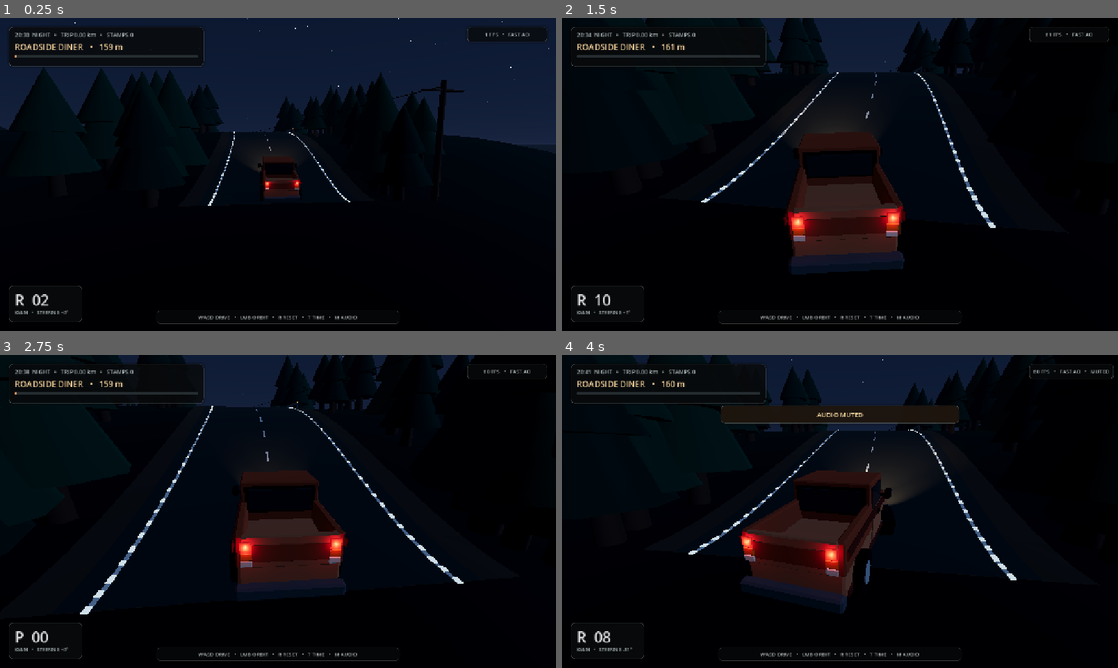
Above: before the commit, frames 1-4 (two rows, left to right).
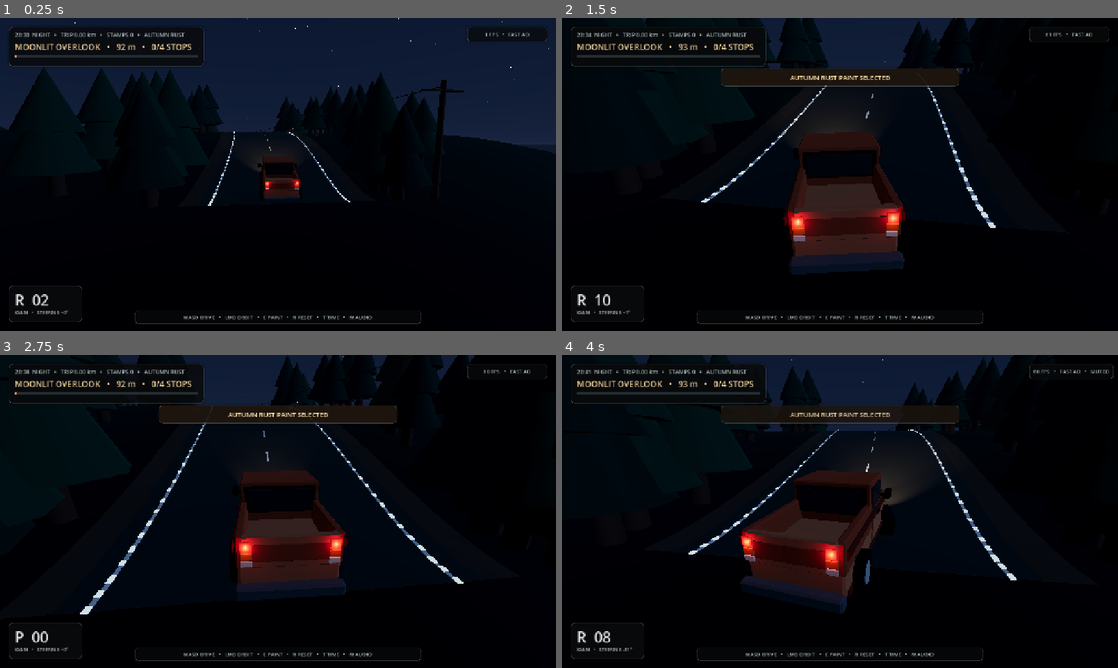
Above: after the commit, the same moments.

Repository: bogdanm01/cozy-roads
Game: Godot game, scene res://scenes/main.tscn
Same seed, same stepped clock (60 frames per second), same inputs: the game is played once before the commit and once after it.
Inputs (mouse positions are in pixels of both pictures, inside the frame that each line leads up to):
- Up to frame 1 (0.25 s): no input
- Up to frame 2 (1.5 s): tap Enter at 0.5 s; move the mouse to (962, 158) at 0.52 s; hold D 0.53-1.25 s; tap C at 0.6 s; click (962, 158) at 0.67 s; drag from (728, 190) to (812, 237) at 1.27 s
- Up to frame 3 (2.75 s): move the mouse to (333, 442) at 2.02 s; hold D from 2.03 s (still down); hold R from 2.03 s (still down); tap C at 2.3 s
- Up to frame 4 (4 s): release D at 2.75 s; release R at 2.75 s; drag from (812, 574) to (673, 464) at 2.77 s; move the mouse to (1006, 558) at 3.52 s; hold A from 3.53 s (still down); tap M at 3.6 s; tap C at 3.8 s

The runs differ from the first frame. In frame 1, 0.8% of the frame differs, in the area x 2-76%, y 4-98%; in frame 2, 2.8%; in frame 3, 3.0%; in frame 4, 1.0%.

Commit message:
Add scenic stamp and paint progression

Diff:
--- a/scripts/car.gd
+++ b/scripts/car.gd
@@ -57,6 +57,16 @@
 var engine_audio: AudioStreamPlayer3D
 var engine_playback: AudioStreamGeneratorPlayback
 var engine_phase := 0.0
+var paint_material: StandardMaterial3D
+var paint_light_material: StandardMaterial3D
+var paint_dark_material: StandardMaterial3D
+var paint_scheme_index := 0
+
+const PAINT_SCHEMES := [
+	[Color("a95034"), Color("bd7655"), Color("6f2d21")],
+	[Color("355c4d"), Color("62806b"), Color("203c35")],
+	[Color("344b68"), Color("60738b"), Color("202f48")],
+]
 
 
 func _ready() -> void:
@@ -264,9 +274,12 @@
 	body_root.name = "SuspendedBody"
 	visual_root.add_child(body_root)
 
-	var paint := _material(Color("a95034"))
-	var paint_light := _material(Color("bd7655"))
-	var paint_dark := _material(Color("6f2d21"))
+	paint_material = _material(Color("a95034"))
+	paint_light_material = _material(Color("bd7655"))
+	paint_dark_material = _material(Color("6f2d21"))
+	var paint := paint_material
+	var paint_light := paint_light_material
+	var paint_dark := paint_dark_material
 	var charcoal := _material(Color("17191b"))
 	var bumper := _material(Color("555c65"))
 	var chrome := _material(Color("aab0b4"), 0.55)
@@ -358,6 +371,20 @@
 func set_headlights_enabled(enabled: bool) -> void:
 	for light in headlight_beams:
 		light.visible = enabled
+
+
+func set_paint_scheme(index: int) -> void:
+	paint_scheme_index = clampi(index, 0, PAINT_SCHEMES.size() - 1)
+	if not (
+		is_instance_valid(paint_material)
+		and is_instance_valid(paint_light_material)
+		and is_instance_valid(paint_dark_material)
+	):
+		return
+	var colors: Array = PAINT_SCHEMES[paint_scheme_index]
+	paint_material.albedo_color = colors[0]
+	paint_light_material.albedo_color = colors[1]
+	paint_dark_material.albedo_color = colors[2]
 
 
 func _add_box_collider(node_name: String, size: Vector3, local_position: Vector3) -> void:
--- a/scripts/main.gd
+++ b/scripts/main.gd
@@ -18,6 +18,21 @@
 const OVERLOOK_POSITION := Vector3(-26.0, 0.0, -204.0)
 const COVERED_BRIDGE_POSITION := Vector3(5.0, 0.0, -254.5)
 const CABIN_POSITION := Vector3(-14.0, 0.0, -351.0)
+const LANDMARK_IDS := [&"overlook", &"bridge", &"diner", &"cabin"]
+const LANDMARK_NAMES := [
+	"MOONLIT OVERLOOK",
+	"LANTERN BRIDGE",
+	"ROADSIDE DINER",
+	"FOREST CABIN",
+]
+const LANDMARK_POSITIONS := [
+	OVERLOOK_POSITION,
+	COVERED_BRIDGE_POSITION,
+	DINER_POSITION,
+	CABIN_POSITION,
+]
+const PAINT_SCHEME_NAMES := ["AUTUMN RUST", "PINE GREEN", "MIDNIGHT BLUE"]
+const PAINT_UNLOCK_STAMPS := [0, 2, 4]
 
 var player_car: CozyCar
 var endless_road: CozyEndlessRoad
@@ -67,6 +82,10 @@
 var route_finished := false
 var roadside_stamps := 0
 var best_distance := 0.0
+var discovered_landmarks: Dictionary = {}
+var trip_landmarks: Dictionary = {}
+var selected_paint_scheme := 0
+var progress_persistence_enabled := true
 var audio_muted := false
 var reset_was_pressed := false
 var ui_elapsed := 0.0
@@ -92,6 +111,7 @@
 		spawn_position
 	)
 	add_child(player_car)
+	player_car.set_paint_scheme(selected_paint_scheme)
 	last_car_position = player_car.global_position
 
 	endless_road = EndlessRoadScript.new()
@@ -156,6 +176,9 @@
 	elif event is InputEventKey and event.pressed and not event.echo and event.physical_keycode == KEY_T:
 		set_time_of_day(time_of_day_hours + 1.0)
 		get_viewport().set_input_as_handled()
+	elif event is InputEventKey and event.pressed and not event.echo and event.physical_keycode == KEY_C:
+		_cycle_paint_scheme()
+		get_viewport().set_input_as_handled()
 
 
 func _update_drive_progress() -> void:
@@ -168,6 +191,7 @@
 		trip_distance = 0.0
 		diner_reached = false
 		route_finished = false
+		trip_landmarks.clear()
 		if is_instance_valid(endless_road):
 			endless_road.reset_stream()
 		if is_instance_valid(traffic_manager):
@@ -201,12 +225,13 @@
 	var route_percent := roundi(route_progress * 100.0)
 	route_progress_bar.value = float(route_percent)
 	drive_status_label.text = (
-		"%s  %s   •   TRIP %.2f km   •   STAMPS %d"
+		"%s  %s   •   TRIP %.2f km   •   STAMPS %d   •   %s"
 		% [
 			_format_time_of_day(),
 			_day_phase_name(),
 			trip_distance / 1000.0,
 			roadside_stamps,
+			PAINT_SCHEME_NAMES[selected_paint_scheme],
 		]
 	)
 	if route_finished:
@@ -219,12 +244,21 @@
 			endless_distance / 1000.0
 		)
 		route_progress_bar.value = 100.0
-	elif diner_reached:
-		var gateway_distance := player_car.global_position.distance_to(scenic_route_points[-1])
-		objective_label.text = "OPEN-ROAD GATEWAY   •   %d m" % roundi(gateway_distance)
 	else:
-		var diner_distance := player_car.global_position.distance_to(DINER_POSITION)
-		objective_label.text = "ROADSIDE DINER   •   %d m" % roundi(diner_distance)
+		var landmark_index := _next_trip_landmark_index()
+		if landmark_index >= 0:
+			var landmark_distance := player_car.global_position.distance_to(
+				LANDMARK_POSITIONS[landmark_index]
+			)
+			objective_label.text = "%s   •   %d m   •   %d/%d STOPS" % [
+				LANDMARK_NAMES[landmark_index],
+				roundi(landmark_distance),
+				trip_landmarks.size(),
+				LANDMARK_IDS.size(),
+			]
+		else:
+			var gateway_distance := player_car.global_position.distance_to(scenic_route_points[-1])
+			objective_label.text = "OPEN-ROAD GATEWAY   •   %d m" % roundi(gateway_distance)
 
 	var ao_mode := (
 		"SSAO"
@@ -263,6 +297,34 @@
 	toast_timer = TOAST_DURATION
 	toast_panel.visible = true
 	toast_panel.modulate.a = 0.0
+
+
+func _next_trip_landmark_index() -> int:
+	for index in LANDMARK_IDS.size():
+		if not trip_landmarks.has(LANDMARK_IDS[index]):
+			return index
+	return -1
+
+
+func _maximum_unlocked_paint_scheme() -> int:
+	var maximum := 0
+	for index in PAINT_UNLOCK_STAMPS.size():
+		if roadside_stamps >= PAINT_UNLOCK_STAMPS[index]:
+			maximum = index
+	return maximum
+
+
+func _cycle_paint_scheme(persist := true) -> void:
+	if not is_instance_valid(player_car):
+		return
+	var maximum := _maximum_unlocked_paint_scheme()
+	selected_paint_scheme = (selected_paint_scheme + 1) % (maximum + 1)
+	player_car.set_paint_scheme(selected_paint_scheme)
+	_show_toast("%s PAINT SELECTED" % PAINT_SCHEME_NAMES[selected_paint_scheme])
+	if is_instance_valid(soundscape):
+		soundscape.play_progress_chime(470.0 + float(selected_paint_scheme) * 55.0)
+	if persist and progress_persistence_enabled:
+		_save_progress()
 
 
 func _calculate_route_progress(position_3d: Vector3) -> float:
@@ -1026,7 +1088,13 @@
 		Color("f28a55"),
 		1.05
 	)
-	_add_drive_trigger("DinerArrival", DINER_POSITION + Vector3.UP * 1.5, Vector3(22.0, 3.0, 18.0), &"_on_diner_entered")
+	_add_landmark_trigger(
+		"DinerArrival",
+		&"diner",
+		"ROADSIDE DINER",
+		DINER_POSITION,
+		Vector3(22.0, 3.0, 18.0)
+	)
 
 
 func _build_scenic_overlook() -> void:
@@ -1068,6 +1136,13 @@
 	lamp.shadow_enabled = false
 	lamp.position = OVERLOOK_POSITION + Vector3(-1.4, 2.88, -3.8)
 	add_child(lamp)
+	_add_landmark_trigger(
+		"OverlookArrival",
+		&"overlook",
+		"MOONLIT OVERLOOK",
+		OVERLOOK_POSITION,
+		Vector3(18.0, 3.0, 13.0)
+	)
 
 
 func _build_covered_bridge() -> void:
@@ -1114,6 +1189,13 @@
 		lantern.shadow_enabled = false
 		lantern.position = lantern_position
 		add_child(lantern)
+	_add_landmark_trigger(
+		"BridgeArrival",
+		&"bridge",
+		"LANTERN BRIDGE",
+		COVERED_BRIDGE_POSITION,
+		Vector3(14.0, 4.0, 18.0)
+	)
 
 
 func _nearest_scenic_route_direction(position_3d: Vector3) -> Vector3:
@@ -1172,6 +1254,13 @@
 	var mailbox_position := CABIN_POSITION + Vector3(15.5, 0.0, 1.5)
 	_add_static_box_rotated("CabinMailboxPost", Vector3(0.16, 1.25, 0.16), mailbox_position + Vector3.UP * 0.63, Vector3.ZERO, Color("4b4038"), true, 0.035)
 	_add_mesh_box_world("CabinMailbox", Vector3(0.56, 0.48, 1.05), mailbox_position + Vector3.UP * 1.34, Vector3.ZERO, _material(Color("7b5143")), 0.08)
+	_add_landmark_trigger(
+		"CabinArrival",
+		&"cabin",
+		"FOREST CABIN",
+		CABIN_POSITION + Vector3(12.0, 0.0, 1.5),
+		Vector3(16.0, 3.0, 16.0)
+	)
 
 
 func _build_route_finish() -> void:
@@ -1208,15 +1297,63 @@
 	add_child(area)
 
 
-func _on_diner_entered(body: Node3D) -> void:
-	if body != player_car or diner_reached:
+func _add_landmark_trigger(
+	node_name: String,
+	landmark_id: StringName,
+	display_name: String,
+	position_3d: Vector3,
+	size: Vector3
+) -> void:
+	var area := Area3D.new()
+	area.name = node_name
+	area.position = position_3d + Vector3.UP * 1.5
+	area.collision_layer = 0
+	area.collision_mask = 1
+	area.monitoring = true
+	var collision_shape := CollisionShape3D.new()
+	var shape := BoxShape3D.new()
+	shape.size = size
+	collision_shape.shape = shape
+	area.add_child(collision_shape)
+	area.body_entered.connect(_on_landmark_entered.bind(landmark_id, display_name))
+	add_child(area)
+
+
+func _on_landmark_entered(
+	body: Node3D,
+	landmark_id: StringName,
+	display_name: String,
+	persist := true
+) -> void:
+	if body != player_car or trip_landmarks.has(landmark_id):
 		return
-	diner_reached = true
-	roadside_stamps += 1
-	_show_toast("ROADSIDE STAMP COLLECTED   •   +1")
+	trip_landmarks[landmark_id] = true
+	if landmark_id == &"diner":
+		diner_reached = true
+	var was_new := not discovered_landmarks.has(landmark_id)
+	var previous_unlock := _maximum_unlocked_paint_scheme()
+	if was_new:
+		discovered_landmarks[landmark_id] = true
+		roadside_stamps += 1
+	var new_unlock := _maximum_unlocked_paint_scheme()
+	if new_unlock > previous_unlock:
+		_show_toast(
+			"%s STAMPED   •   %s PAINT UNLOCKED   •   PRESS C"
+			% [display_name, PAINT_SCHEME_NAMES[new_unlock]]
+		)
+	elif was_new:
+		_show_toast("%s DISCOVERED   •   STAMP +1" % display_name)
+	else:
+		_show_toast("%s REVISITED   •   %d/%d SCENIC STOPS" % [
+			display_name,
+			trip_landmarks.size(),
+			LANDMARK_IDS.size(),
+		])
 	if is_instance_valid(soundscape):
-		soundscape.play_progress_chime(660.0)
-	_save_progress()
+		var landmark_index := LANDMARK_IDS.find(landmark_id)
+		soundscape.play_progress_chime(560.0 + float(maxi(landmark_index, 0)) * 45.0)
+	if persist:
+		_save_progress()
 
 
 func _on_route_finished(body: Node3D) -> void:
@@ -1230,18 +1367,53 @@
 
 
 func _load_progress() -> void:
+	_load_progress_from(SAVE_PATH)
+
+
+func _load_progress_from(path: String) -> void:
 	var config := ConfigFile.new()
-	if config.load(SAVE_PATH) != OK:
+	if config.load(path) != OK:
 		return
 	roadside_stamps = maxi(0, int(config.get_value("progress", "roadside_stamps", 0)))
 	best_distance = maxf(0.0, float(config.get_value("progress", "best_distance", 0.0)))
+	var saved_landmarks: PackedStringArray = config.get_value(
+		"progress",
+		"discovered_landmarks",
+		PackedStringArray()
+	)
+	for landmark_text in saved_landmarks:
+		var landmark_id := StringName(landmark_text)
+		if LANDMARK_IDS.has(landmark_id):
+			discovered_landmarks[landmark_id] = true
+	# The original save format only had a diner stamp. Preserve that discovery
+	# when migrating existing players into the landmark progression.
+	if discovered_landmarks.is_empty() and roadside_stamps > 0:
+		discovered_landmarks[&"diner"] = true
+	roadside_stamps = maxi(roadside_stamps, discovered_landmarks.size())
+	selected_paint_scheme = clampi(
+		int(config.get_value("progress", "selected_paint_scheme", 0)),
+		0,
+		_maximum_unlocked_paint_scheme()
+	)
 
 
 func _save_progress() -> void:
+	if not progress_persistence_enabled:
+		return
+	_save_progress_to(SAVE_PATH)
+
+
+func _save_progress_to(path: String) -> void:
 	var config := ConfigFile.new()
 	config.set_value("progress", "roadside_stamps", roadside_stamps)
 	config.set_value("progress", "best_distance", maxf(best_distance, trip_distance))
-	var error := config.save(SAVE_PATH)
+	var saved_landmarks := PackedStringArray()
+	for landmark_id in LANDMARK_IDS:
+		if discovered_landmarks.has(landmark_id):
+			saved_landmarks.append(String(landmark_id))
+	config.set_value("progress", "discovered_landmarks", saved_landmarks)
+	config.set_value("progress", "selected_paint_scheme", selected_paint_scheme)
+	var error := config.save(path)
 	if error != OK:
 		push_warning("Could not save Cozy Roads progress: %s" % error_string(error))
 
@@ -1474,9 +1646,9 @@
 
 	controls_panel = PanelContainer.new()
 	controls_panel.set_anchors_preset(Control.PRESET_CENTER_BOTTOM)
-	controls_panel.offset_left = -280.0
+	controls_panel.offset_left = -330.0
 	controls_panel.offset_top = -47.0
-	controls_panel.offset_right = 280.0
+	controls_panel.offset_right = 330.0
 	controls_panel.offset_bottom = -16.0
 	controls_panel.add_theme_stylebox_override(
 		"panel",
@@ -1484,7 +1656,7 @@
 	)
 	layer.add_child(controls_panel)
 	var controls_label := Label.new()
-	controls_label.text = "WASD DRIVE   •   LMB ORBIT   •   R RESET   •   T TIME   •   M AUDIO"
+	controls_label.text = "WASD DRIVE   •   LMB ORBIT   •   C PAINT   •   R RESET   •   T TIME   •   M AUDIO"
 	controls_label.horizontal_alignment = HORIZONTAL_ALIGNMENT_CENTER
 	controls_label.add_theme_font_size_override("font_size", 12)
 	controls_label.add_theme_color_override("font_color", Color("c3cbca"))
Not shown, changed: README.md
